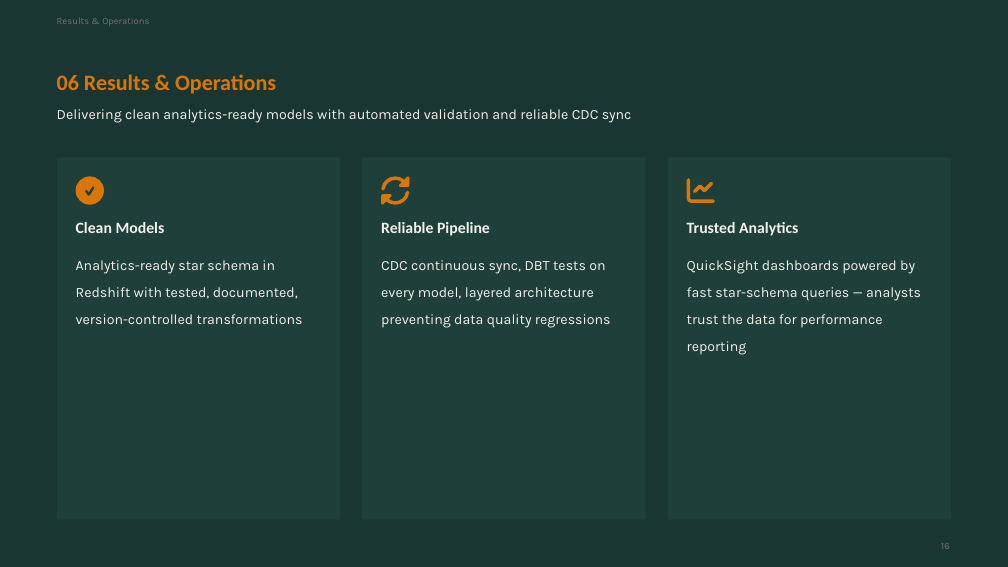
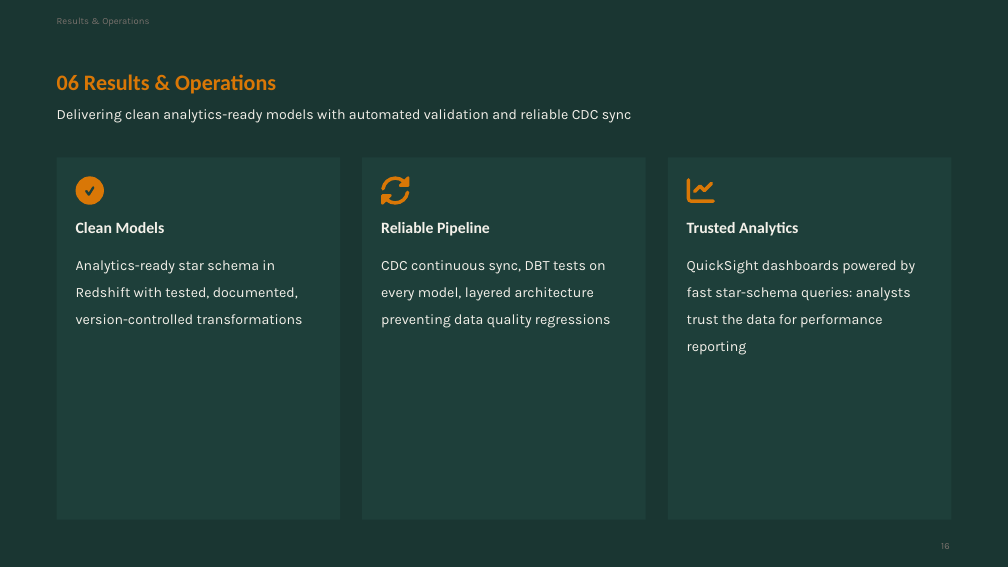
Before and after one commit to godfreylehokoG/incubeta-de-screening, a slide deck: slide 17 of previous-project-walkthrough/SandTechnology Warehousing + Migration.pptx (slide 16 before the commit). Drawn at 1008x567 pixels with LibreOffice and Linux fonts; fonts in the diff are those of the drawing. Boxes give left, top, right and bottom in pixels: in the first picture for what was removed or moved away, otherwise in the second. Text is boxed around its words. In the diff, an @@ line names an element or a change of style, - is before the commit and + after.

```diff
--- a/previous-project-walkthrough/SandTechnology Warehousing + Migration.pptx
+++ b/previous-project-walkthrough/SandTechnology Warehousing + Migration.pptx
@@ text at (687, 260, 915, 355): text changed @@
-QuickSight dashboards powered by fast star-schema queries — analysts trust the data for performance reporting
+QuickSight dashboards powered by fast star-schema queries: analysts trust the data for performance reporting
```
Also in this commit, not shown: 6 other slides changed, 1 slide added.
